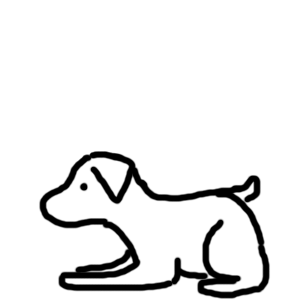
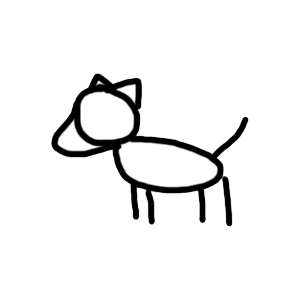
Two versions of the same layered image (300x300). Layer-by-layer changes:
renamed "Layer 2" to "Layer 3", painted on it over box(39, 73, 270, 300)
